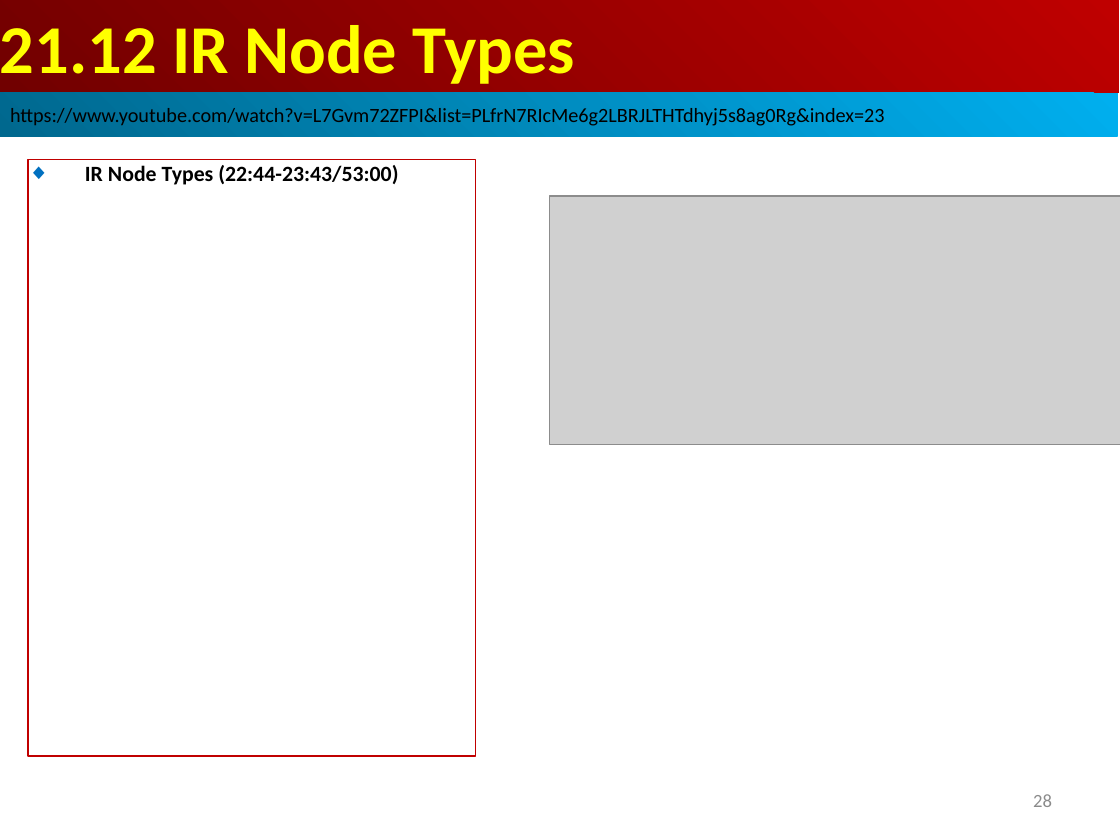
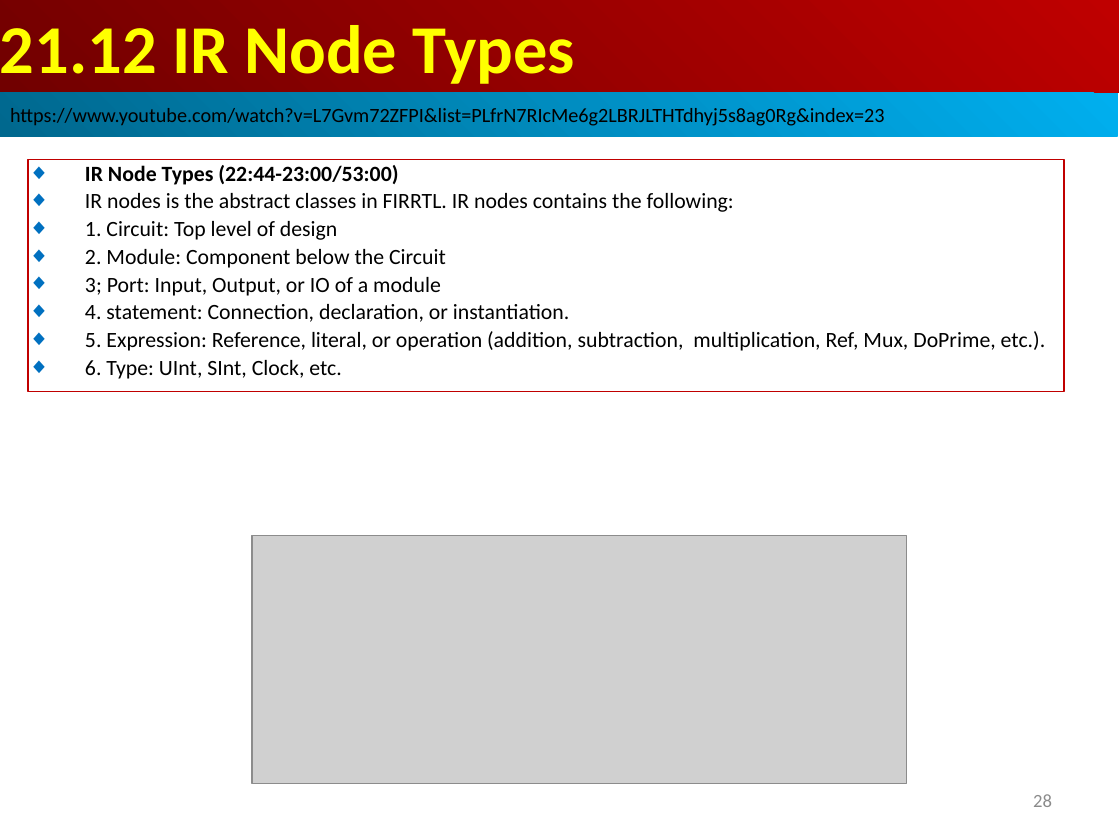
Before and after one commit to peterhchen/AIU_CS800_Chisel, a slide deck: slide 28 of 500_UCSC_HWD/021_FIRRTL/000_Video/021.FIRRTL.ppt. Drawn at 1120x840 pixels with LibreOffice and Linux fonts; fonts in the diff are those of the drawing; grey boxes stand for pictures. Boxes give left, top, right and bottom in pixels: in the first picture for what was removed or moved away, otherwise in the second. Text is boxed around its words. In the diff, an @@ line names an element or a change of style, - is before the commit and + after.

```diff
--- a/500_UCSC_HWD/021_FIRRTL/000_Video/021.FIRRTL.ppt
+++ b/500_UCSC_HWD/021_FIRRTL/000_Video/021.FIRRTL.ppt
@@ rectangle removed at (28,159,476,756) @@
-◆ IR Node Types (22:44-23:43/53:00)
@@ rectangle added at (28,159,1064,392), outline #C00000 0.74 pt, 14 pt, text #000000 @@
+◆ IR Node Types (22:44-23:00/53:00)
+◆ IR nodes is the abstract classes in FIRRTL. IR nodes contains the following:
+◆ 1. Circuit: Top level of design
+◆ 2. Module: Component below the Circuit
+◆ 3; Port: Input, Output, or IO of a module
+◆ 4. statement: Connection, declaration, or instantiation.
+◆ 5. Expression: Reference, literal, or operation (addition, subtraction, multiplication, Ref, Mux, DoPrime, etc.).
+◆ 6. Type: UInt, SInt, Clock, etc.
@@ picture: place and size @@
-picture at (550,196,1120,445)
+picture at (252,535,906,784)
```
Also in this commit, not shown: 22 slides added.
